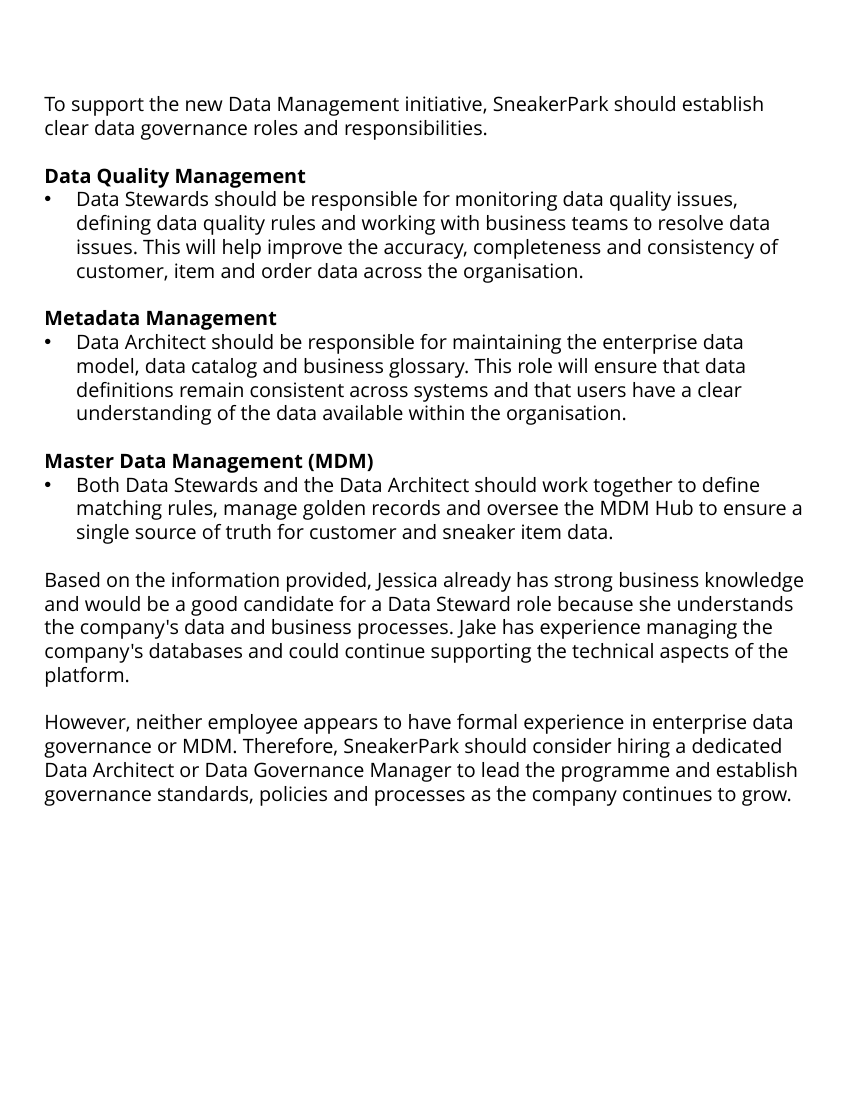
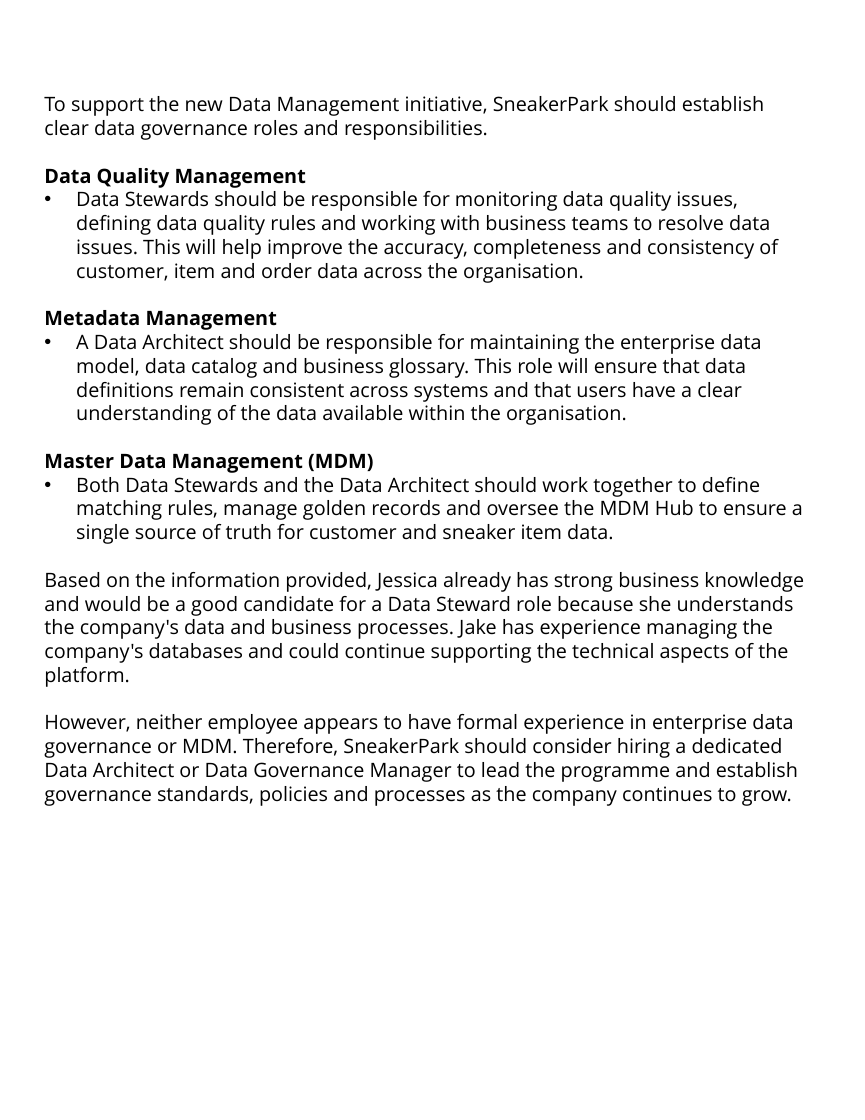
Before and after one commit to SwimLane2/udacity-ai-masters, a slide deck: slide 18 of Modules/03-Data-Architect/projects/Project 4 - SneakerPark Data Governance/report/Documentation/sneakerpark_data_governance.pptx (slide 19 before the commit). Drawn at 865x1120 pixels with LibreOffice and Linux fonts; fonts in the diff are those of the drawing. Boxes give left, top, right and bottom in pixels: in the first picture for what was removed or moved away, otherwise in the second. Text is boxed around its words. In the diff, an @@ line names an element or a change of style, - is before the commit and + after.

```diff
--- a/Modules/03-Data-Architect/projects/Project 4 - SneakerPark Data Governance/report/Documentation/sneakerpark_data_governance.pptx
+++ b/Modules/03-Data-Architect/projects/Project 4 - SneakerPark Data Governance/report/Documentation/sneakerpark_data_governance.pptx
@@ text at <box>76,334,761,425</box>: text changed @@
-• Data Architect should be responsible for maintaining the enterprise data model, data catalog and business glossary. This role will ensure that data definitions remain consistent across systems and that users have a clear understanding of the data available within the organisation.
+• A Data Architect should be responsible for maintaining the enterprise data model, data catalog and business glossary. This role will ensure that data definitions remain consistent across systems and that users have a clear understanding of the data available within the organisation.
```
Also in this commit, not shown: 2 other slides changed, 1 slide added, 2 slides removed, 2 other files.
